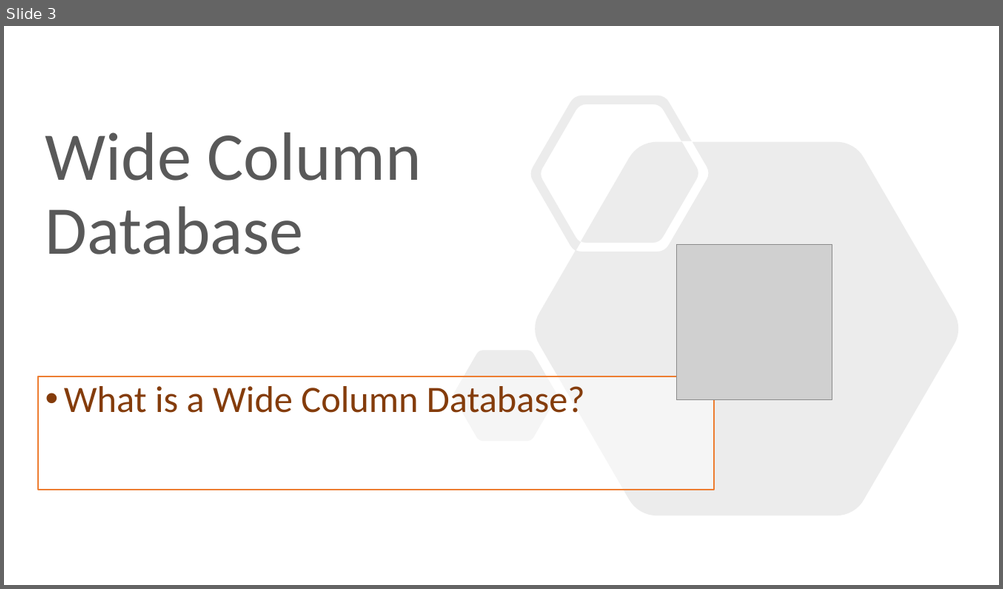
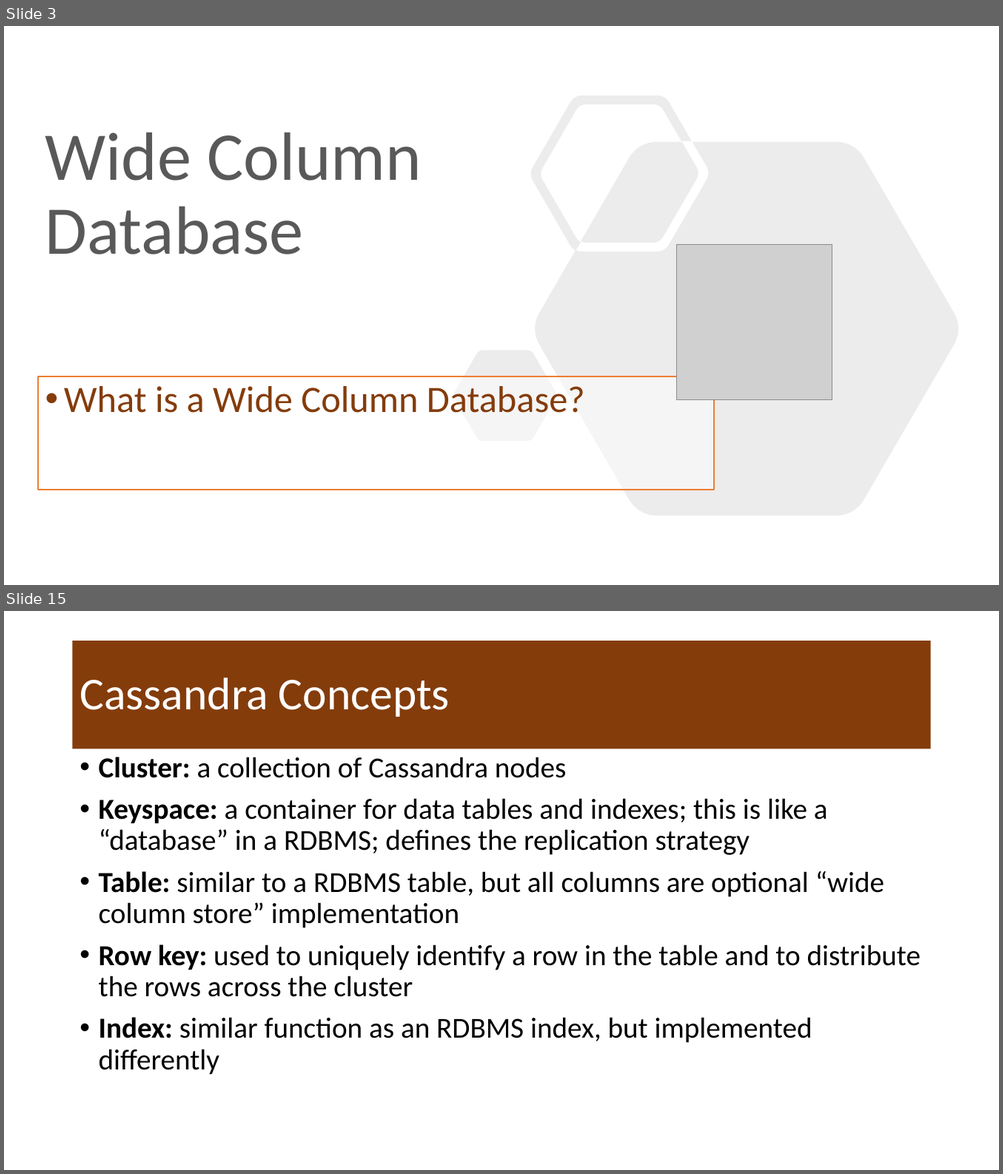
Before and after one commit to mafudge/ist769-old, a slide deck: content/G-Widecolumn/G-Widecolumn.pptx. Shown one above the other, each under a label of ours: slide 3 before the commit, slides 3 and 15 after it; the slides between them are not shown. The pictures are 1003x589 and 1003x1174 pixels, drawn with LibreOffice and Linux fonts; fonts in the diff are those of the drawing; grey boxes stand for pictures. Boxes give left, top, right and bottom in pixels: in the first picture for what was removed or moved away, otherwise in the second. Text is boxed around its words. In the diff, an @@ line names an element or a change of style, - is before the commit and + after.

Commit message:
working on cassandra

```diff
--- a/content/G-Widecolumn/G-Widecolumn.pptx
+++ b/content/G-Widecolumn/G-Widecolumn.pptx
@@ slide 15 added at (4,611,999,1170), background #FFFFFF @@
@@ title added at (73,641,930,749), fill #843C0B, outline #ED7D31 3 pt, 44 pt, text #FFFFFF @@
+Cassandra Concepts
@@ text added at (73,749,930,1116), fill #FFFFFF, outline #ED7D31 3 pt, 28 pt, text #000000 @@
+• Cluster: a collection of Cassandra nodes
+• Keyspace: a container for data tables and indexes; this is like a “database” in a RDBMS; defines the replication strategy
+• Table: similar to a RDBMS table, but all columns are optional “wide column store” implementation
+• Row key: used to uniquely identify a row in the table and to distribute the rows across the cluster
+• Index: similar function as an RDBMS index, but implemented differently
```
Also in this commit, not shown: 6 slides changed, 66 other slides added, 37 slides removed, 30 other files.
